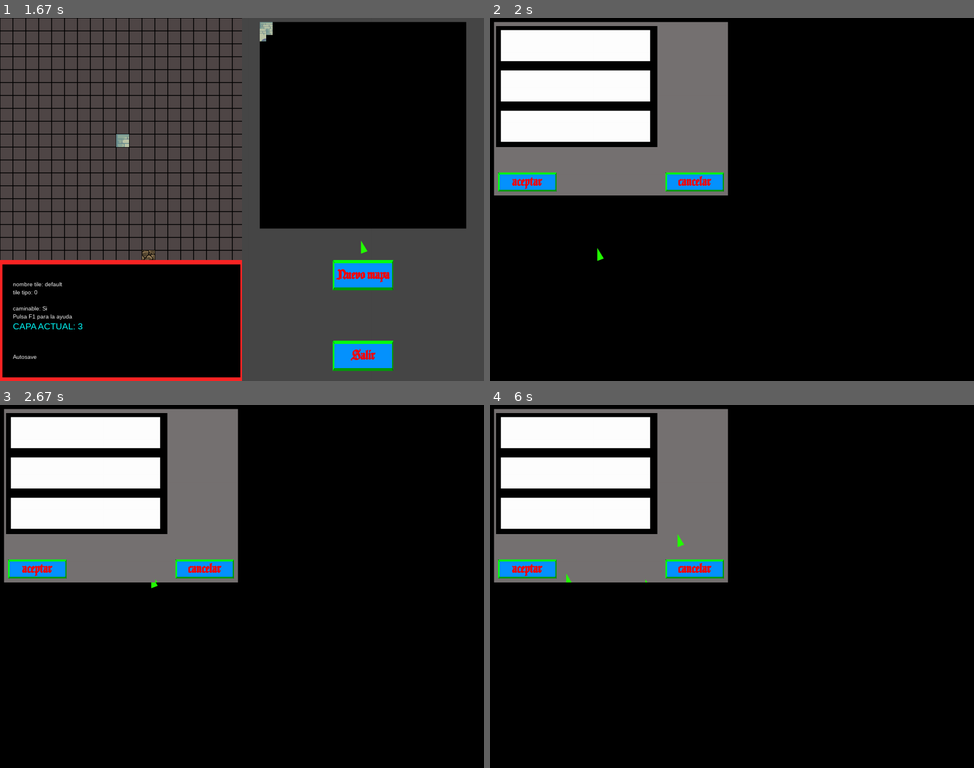
Above: before the commit, frames 1-4 (two rows, left to right).
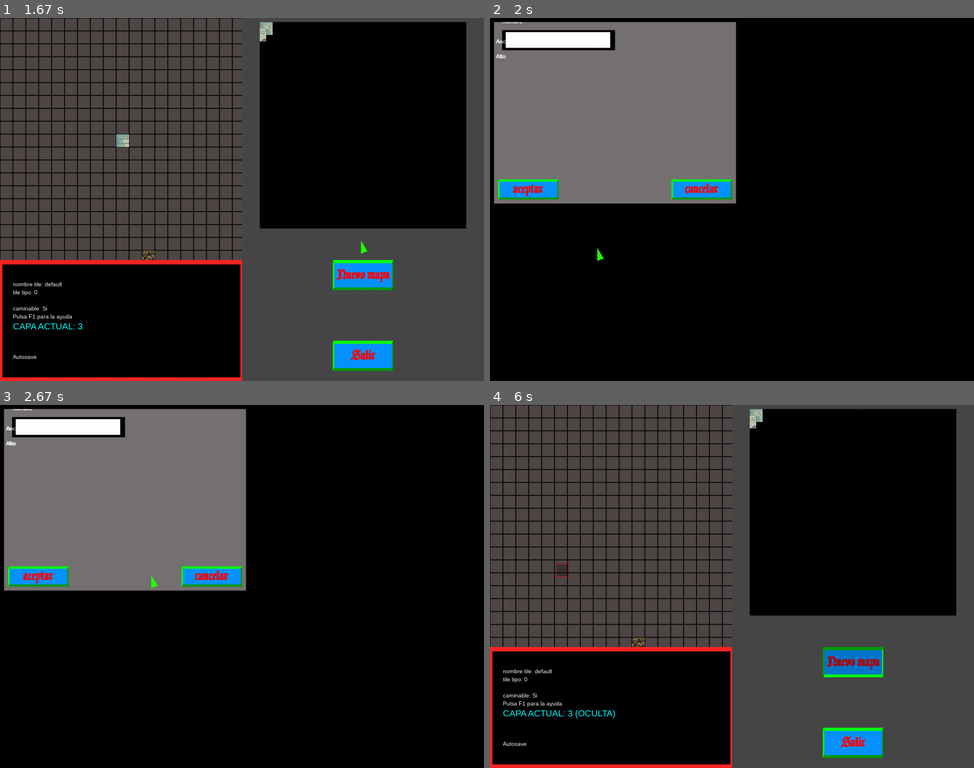
Above: after the commit, the same moments.

Repository: damasko/editor-de-mapas-pygame
Game: pygame game, started from main_editor.py
The game is run twice, just before and just after one commit, with the same random seed, the same clock (stepped at 60 frames per second) and the same inputs. The source is Python 2; it was converted automatically to run under Python 3.
Inputs (mouse positions are in pixels of both pictures, inside the frame that each line leads up to):
- Up to frame 1 (1.67 s): press the mouse at (154, 250) at 0.37 s; move the mouse to (232, 272) at 0.47 s; release the mouse at (309, 293) at 0.6 s; hold 3 0.67-1.13 s; hold S 0.67-1.13 s; press the mouse at (121, 137) at 1.2 s; move the mouse to (246, 166) at 1.3 s; release the mouse at (372, 195) at 1.43 s; press the mouse at (363, 199) at 1.53 s; move the mouse to (363, 239) at 1.63 s
- Up to frame 2 (2 s): release the mouse at (848, 282) at 1.77 s; hold S from 1.83 s (still down); move the mouse to (596, 246) at 1.87 s
- Up to frame 3 (2.67 s): release S at 2.2 s; hold A from 2.23 s (still down); move the mouse to (150, 575) at 2.27 s
- Up to frame 4 (6 s): release A at 2.7 s; hold D 2.73-3.2 s; move the mouse to (635, 513) at 2.77 s; hold W 3.23-3.53 s; move the mouse to (814, 706) at 3.27 s; hold D 3.57-4.03 s; move the mouse to (780, 492) at 3.6 s; hold A 4.07-4.6 s; move the mouse to (620, 684) at 4.1 s; hold S 4.63-4.93 s; move the mouse to (625, 619) at 4.67 s; hold A 4.97-5.37 s; move the mouse to (673, 528) at 5 s; press the mouse at (853, 586) at 5.43 s; move the mouse to (707, 579) at 5.53 s; move the mouse to (562, 568) at 5.63 s; release the mouse at (562, 568) at 5.67 s; tap Space at 5.73 s

Frame 1 is identical in both runs. In frame 2, 13% of the frame differs, in the area x 0-51%, y 1-52%; in frame 3, 13%; in frame 4, 59%, in the area x 0-100%, y 0-100%.

Commit message:
sigue la pelea

Diff:
--- a/mapas/temporal.txt
+++ b/mapas/temporal.txt
@@ -1,126 +1,96 @@
 test
 @end_nombre
-qqqqqqqqqqqqqqqqqqqq
-qqqqqqqqqqqqqqqqqqqq
-qqqqqqqqqqqqqqqqqqqq
-qqqqqqqqqqqqqqqqqqqq
-qqqqqqqqqqqqqqqqqqqq
-qqqqqqqqqqqqqqqqqqqq
-qqqqqqqqqqqqqqqqqqqq
-qqqqqqqqqqqqqqqqqqqq
-qqqqqqqqqqqqqqqqqqqq
-qqqqqqqqqqqqqqqqqqqq
-qqqqqqqqqqqqqqqqqqqq
-qqqqqqqqqqqqqqqqqqq#
-qqqqqqqqqqqqqqqqqqq#
-qqqqqqqqqqqqqqqqqqq#
-qqqqqqqqqqqqqqqqqqq#
-qqqqqqqqqqqqqqqqqqq#
-qqqqqqqqqqqqqqqqqqq#
-qqqqqqqqqqqqqqqqqqq#
-qqqqqqqqqqqqqqqqqqq#
-qqqqqqqqqqqqqqqqqqq#
-qqqqqqqqqqqqqqqqqqq#
-qqqqqqqqqqqqqqqqqqq#
-qqqqqqqqqqqqqqqqqqq#
-qqqqqqqqqqqqqqqqqqq#
-#####qqqqqqqqqqqqq##
-##########qqqqqq####
-####################
-####################
-####################
-####################
-####################
-####################
-####################
-####################
-####################
-####################
-####################
-####################
-####################
-####################
+qqqqqq########################
+qqqqqq########################
+qqqqqq########################
+qqqqqqq#######################
+qqqqqqq#######################
+qqqqqqqq######################
+qqqqqqqqq#####################
+qqqqqqqqq#####################
+qqqqqqqqq#####################
+qqqqqqqqq#####################
+qqqqqqqqqqqq##################
+qqqqqqqqqqqqq#################
+qqqqqqqqqqqqqq################
+qqqqqqqqqqqqqq################
+qqqqqqqqqqqqqqqq##############
+qqqqqqqqqqqqqqqq##############
+qqqqqqqqqqqqqqqqq#############
+qqqqqqqqqqqqqqqqqq############
+qqqqqqqqqqqqqqqqqqq###########
+qqqqqqqqqqqqqqqqqqqq##########
+#####qqqqqqqqqqqqqqqqq########
+######qqqqqqqqqqqqqqqqq#######
+#########qqqqqqqqqqqqqqq######
+###########qqqqqqqqqqqqqq#####
+#############qqqqqqqqqqqqq####
+##############qqqqqqqqqqqqqq##
+################qqqqqqqqqqqqqq
+###################qqqqqqqqqqq
+###################qqqqqqqqqqq
+#####################qqqqqqqqq
 @end_suelos
-$$$$$$$$$$$$$$$$$$$$
-$$$$$$$$$$$$$$$$$$$$
-$$$$$$$$$$$$$$$$$$$$
-$$$$$$$$$$$$$$$$$$$$
-$$$$$$$$$$$$$$$$$$$$
-$$$$$$$$$$$$$$$$$$$$
-$$$$$$$$$$$$$$$$$$$$
-$$$$$$$$$$$$$$$$$$$$
-$$$$$$$$$$$$$$$$$$$$
-$$$$$$$$$$$$$$$$$$$$
-$$$$$$$$$$$$$$$$$$$$
-$$$$$$$$$$$$$$$$$$$$
-$$$$$$$$$$$$$$$$$$$$
-$$$$$$$$$$$$$$$$$$$$
-$$$$$$$$$$$$$$$$$$$$
-$$$$$$$$$$$$$$$$$$$$
-$$$$$$$$$$$$$$$$$$$$
-$$$$$$$$$$$$$$$$$$$$
-$$$$$$$$$$$$$$$$$$$$
-$$$$$$$$$$$$$$$$$$$$
-$$$$$$$$$$$$$$$$$$$$
-$$$$$$$$$$$$$$$$$$$$
-$$$$$$$$$$$$$$$$$$$$
-$$$$$$$$$$$$$$$$$$$$
-$$$$$$$$$$$$$$$$$$$$
-$$$$$$$$$$$$$$$$$$$$
-$$$$$$$$$$$$$$$$$$$$
-$$$$$$$$$$$$$$$$$$$$
-$$$$$$$$$$$$$$$$$$$$
-$$$$$$$$$$$$$$$$$$$$
-$$$$$$$$$$$$$$$$$$$$
-$$$$$$$$$$$$$$$$$$$$
-$$$$$$$$$$$$$$$$$$$$
-$$$$$$$$$$$$$$$$$$$$
-$$$$$$$$$$$$$$$$$$$$
-$$$$$$$$$$$$$$$$$$$$
-$$$$$$$$$$$$$$$$$$$$
-$$$$$$$$$$$$$$$$$$$$
-$$$$$$$$$$$$$$$$$$$$
-$$$$$$$$$$$$$$$$$$$$
+$$$$$$$$$$$$$$$$$$$$$$$$$$$$$$
+$$$$$$$$$$$$$$$$$$$$$$$$$$$$$$
+$$$$$$$$$$$$$$$$$$$$$$$$$$$$$$
+$$$$$$$$$$$$$$$$$$$$$$$$$$$$$$
+$$$$$$$$$$$$$$$$$$$$$$$$$$$$$$
+$$$$$$$$$$$$$$$$$$$$$$$$$$$$$$
+$$$$$$$$$$$$$$$$$$$$$$$$$$$$$$
+$$$$$$$$$$$$$$$$$$$$$$$$$$$$$$
+$$$$$$$$$$$$$$$$$$$$$$$$$$$$$$
+$$$$$$$$$$$$$$$$$$$$$$$$$$$$$$
+$$$$$$$$$$$$$$$$$$$$$$$$$$$$$$
+$$$$$$$$$$$$$$$$$$$$$$$$$$$$$$
+$$$$$$$$$$$$$$$$$$$$$$$$$$$$$$
+$$$$$$$$$$$$$$$$$$$$$$$$$$$$$$
+$$$$$$$$$$$$$$$$$$$$$$$$$$$$$$
+$$$$$$$$$$$$$$$$$$$$$$$$$$$$$$
+$$$$$$$$$$$$$$$$$$$$$$$$$$$$$$
+$$$$$$$$$$$$$$$$$$$$$$$$$$$$$$
+$$$$$$$$$$$$$$$$$$$$$$$$$$$$$$
+$$$$$$$$$$$$$$$$$$$$$$$$$$$$$$
+$$$$$$$$$$$$$$$$$$$$$$$$$$$$$$
+$$$$$$$$$$$$$$$$$$$$$$$$$$$$$$
+$$$$$$$$$$$$$$$$$$$$$$$$$$$$$$
+$$$$$$$$$$$$$$$$$$$$$$$$$$$$$$
+$$$$$$$$$$$$$$$$$$$$$$$$$$$$$$
+$$$$$$$$$$$$$$$$$$$$$$$$$$$$$$
+$$$$$$$$$$$$$$$$$$$$$$$$$$$$$$
+$$$$$$$$$$$$$$$$$$$$$$$$$$$$$$
+$$$$$$$$$$$$$$$$$$$$$$$$$$$$$$
+$$$$$$$$$$$$$$$$$$$$$$$$$$$$$$
 @end_paredes
-$$$$$$$$$$$$$$$$$$$$
-$$$$$$$$$$$$$$$$$$$$
-$$$$$$$$$$$$$$$$$$$$
-$$$$$$$$$$$$$$$$$$$$
-$$$$$$$$$$$$$$$$$$$$
-$$$$$$$$$$$$$$$$$$$$
-$$$$$$$$$$$$$$$$$$$$
-$$$$$$$$$$$$$$$$$$$$
-$$$$$$$$$$$$$$$$$$$$
-$$$$$$$$$$$$$$$$$$$$
-$$$$$$$$$$$$$$$$$$$$
-$$$$$$$$$$$$$$$$$$$$
-$$$$$$$$$$$$$$$$$$$$
-$$$$$$$$$$$$$$$$$$$$
-$$$$$$$$$$$$$$$$$$$$
-$$$$$$$$$$$$$$$$$$$$
-$$$$$$$$$$$$$$$$$$$$
-$$$$$$$$$$$$$$$$$$$$
-$$$$$$$$$$$$$$$$$$$$
-$$$$$$$$$$$$$$$$$$$$
-$$$$$$$$$$$$$$$$$$$$
-$$$$$$$$$$$$$$$$$$$$
-$$$$$$$$$$$$$$$$$$$$
-$$$$$$$$$$$$$$$$$$$$
-$$$$$$$$$$$$$$$$$$$$
-$$$$$$$$$$$$$$$$$$$$
-$$$$$$$$$$$$$$$$$$$$
-$$$$$$$$$$$$$$$$$$$$
-$$$$$$$$$$$$$$$$$$$$
-$$$$$$$$$$$$$$$$$$$$
-$$$$$$$$$$$$$$$$$$$$
-$$$$$$$$$$$$$$$$$$$$
-$$$$$$$$$$$$$$$$$$$$
-$$$$$$$$$$$$$$$$$$$$
-$$$$$$$$$$$$$$$$$$$$
-$$$$$$$$$$$$$$$$$$$$
-$$$$$$$$$$$$$$$$$$$$
-$$$$$$$$$$$$$$$$$$$$
-$$$$$$$$$$$$$$$$$$$$
-$$$$$$$$$$$$$$$$$$$$
+$$$$$$$$$$$$$$$$$$$$$$$$$$$$$$
+$$$$$$$$$$$$$$$$$$$$$$$$$$$$$$
+$$$$$$$$$$$$$$$$$$$$$$$$$$$$$$
+$$$$$$$$$$$$$$$$$$$$$$$$$$$$$$
+$$$$$$$$$$$$$$$$$$$$$$$$$$$$$$
+$$$$$$$$$$$$$$$$$$$$$$$$$$$$$$
+$$$$$$$$$$$$$$$$$$$$$$$$$$$$$$
+$$$$$$$$$$$$$$$$$$$$$$$$$$$$$$
+$$$$$$$$$$$$$$$$$$$$$$$$$$$$$$
+$$$$$$$$$$$$$$$$$$$$$$$$$$$$$$
+$$$$$$$$$$$$$$$$$$$$$$$$$$$$$$
+$$$$$$$$$$$$$$$$$$$$$$$$$$$$$$
+$$$$$$$$$$$$$$$$$$$$$$$$$$$$$$
+$$$$$$$$$$$$$$$$$$$$$$$$$$$$$$
+$$$$$$$$$$$$$$$$$$$$$$$$$$$$$$
+$$$$$$$$$$$$$$$$$$$$$$$$$$$$$$
+$$$$$$$$$$$$$$$$$$$$$$$$$$$$$$
+$$$$$$$$$$$$$$$$$$$$$$$$$$$$$$
+$$$$$$$$$$$$$$$$$$$$$$$$$$$$$$
+$$$$$$$$$$$$$$$$$$$$$$$$$$$$$$
+$$$$$$$$$$$$$$$$$$$$$$$$$$$$$$
+$$$$$$$$$$$$$$$$$$$$$$$$$$$$$$
+$$$$$$$$$$$$$$$$$$$$$$$$$$$$$$
+$$$$$$$$$$$$$$$$$$$$$$$$$$$$$$
+$$$$$$$$$$$$$$$$$$$$$$$$$$$$$$
+$$$$$$$$$$$$$$$$$$$$$$$$$$$$$$
+$$$$$$$$$$$$$$$$$$$$$$$$$$$$$$
+$$$$$$$$$$$$$$$$$$$$$$$$$$$$$$
+$$$$$$$$$$$$$$$$$$$$$$$$$$$$$$
+$$$$$$$$$$$$$$$$$$$$$$$$$$$$$$
 @end_tejados
 @end_enemigos
--- a/src/boton_editor.py
+++ b/src/boton_editor.py
@@ -77,8 +77,6 @@
 
             self.surface.blit(self.fuente.render(self.texto,
                         True, self.color_texto), (self.texto_x, self.texto_y))
-            self.surface.blit(self.surface, (0, 0))
-
 
     def focused(self, raton_coordx, raton_coordy):
 
--- a/src/caja_texto.py
+++ b/src/caja_texto.py
@@ -2,31 +2,48 @@
 from pygame.locals import *
 
 
-class CajaTexto(pygame.sprite.Sprite):
+class CajaTexto(object):
 
     def __init__(self, tamx, tamy, posx, posy):
+
         super(CajaTexto, self).__init__()
         pygame.font.init()
         self.texto = ""
         self.surface = pygame.image.load("res/caja.png")
-        pygame.transform.scale(self.surface, (tamx, tamy)).convert()
+        self.surface = pygame.transform.scale(self.surface, (tamx, tamy)).convert()
         self.rect = self.surface.get_rect()
         self.rect.move_ip(posx, posy)
         self.fijado = False
         #fuente provisional
         self.fuente = pygame.font.SysFont('Arial', 14)
+        # tposx y tposy indican donde se va a pintar el texto
+        self.tposx = 0
+        self.tposy = 0
+        self.centrary()
 
     def clear(self):
 
         self.texto = ""
 
+    def centrary(self):
+
+        self.posy = self.rect.centery
+
     def update(self, raton_coordx, raton_coordy, lista_eventos):
+
+        self.surface.blit(self.fuente.render(self.texto, True,
+                                (0, 0, 255)), (10, 10))
+
+        # con focused y fijado conseguimos que al darle click al box este se mantenga
+        # activo, si hacemos click fuera de el se desactiva
+
         if self.focused(raton_coordx, raton_coordy) and pygame.mouse.get_pressed()[0]:
+
             self.fijado = True
 
         if self.fijado:
 
-            if not self.focused(raton_coordx, raton_coordy) and pygame.mouse.get_pressed()[0]:
+            if pygame.mouse.get_pressed()[0] and not self.focused(raton_coordx, raton_coordy):
                 self.fijado = False
             for event in lista_eventos:
                 if event.type == pygame.KEYDOWN:
@@ -84,9 +101,6 @@
                             self.texto = self.texto[:-1]
                     else: pass
 
-        self.surface.blit(self.fuente.render(self.texto, True,
-                            (0, 0, 255)), (self.rect.x, self.rect.y))
-
     def focused(self, raton_coordx, raton_coordy):
 
         if raton_coordx > self.rect.x and raton_coordx < self.rect.x + self.rect.width                and raton_coordy > self.rect.y and raton_coordy < self.rect.y + self.rect.height:
--- a/src/camara_editor.py
+++ b/src/camara_editor.py
@@ -5,6 +5,7 @@
 from pincel import Pincel
 from operator import attrgetter
 
+
 class Camara(pygame.sprite.Sprite):
 
     def __init__(self, mundo, raton, tam=(200, 200)):
@@ -31,13 +32,14 @@
                                             self.rect.height / 4)
         self.rect_right = pygame.rect.Rect(self.rect.width - self.rect.width / 4,
              0, self.rect.width / 4, self.rect.height)
-        self.rect_bottom = pygame.rect.Rect(0, self.rect.height - self.rect.height / 4, self.rect.width, self.rect.height / 4)
+        self.rect_bottom = pygame.rect.Rect(0, self.rect.height - self.rect.height / 4,
+             self.rect.width, self.rect.height / 4)
 
         self.surface = pygame.surface.Surface((self.rect.width,
                                                 self.rect.height)).convert()
         ## Rect para comprobar el raton
         self.rectangulo = self.surface.get_rect()
-        self.rectangulo.move_ip(0,0)
+        self.rectangulo.move_ip(0, 0)
 
         self.finx = False
         self.finy = False
--- a/src/editor_editor.py
+++ b/src/editor_editor.py
@@ -6,6 +6,7 @@
 from chat_editor import Chat
 from mundo_editor import Mundo
 from ayuda_editor import Ayuda
+from nuevo_mundo import NuevoMundo
 #from eventhandler import EventHandler
 
 
@@ -23,13 +24,16 @@
         self.mundo = Mundo(nombre_mundo)
         self.raton = Raton("res/puntero.png")
         self.camara = Camara(self.mundo, self.raton, self.resolucion)
-        self.menu = Menu(self.resolucion, self.raton, self.mundo)
+        # de momento menu_nmundo se queda aqui ya veremos si es mejor moverlo a
+        # menu como estaba antes
+        self.menu_nmundo = NuevoMundo(self.resolucion[0] / 2,
+                    self.resolucion[1] / 2, 10, 10, self.raton, self.mundo)
+
+        self.menu = Menu(self.resolucion, self.raton, self.mundo, self.menu_nmundo)
         self.chat = Chat(self.resolucion, self.mundo.tiles_suelos1[31][31], self.mundo.capa,
                       self.mundo.modo_entidad, self.camara.pincel.borrar,
                        self.mundo.aut_save)
-        #self.menu.update()
-        #self.eventos = EventHandler(self)
-        #self.dibuja(self.menu)
+
         self.cambio = False
         self.fullscreen = False
         self.primera_menu = True
@@ -46,7 +50,6 @@
         while self.menu.salir != 1:
 
             self.reloj.tick(40)
-            #self.eventos.update()
             for event in pygame.event.get():
                 if event.type == QUIT:
                     self.menu.salir = True
@@ -140,6 +143,7 @@
                         self.mundo.cargar_mapa("mapas/mapa_default.txt")
                         self.camara.recargar(self.mundo, self.raton, self.resolucion)
                         print len(self.ma)
+                    ###
 
                     if event.key == K_LALT:
                         if self.mundo.capa == 4:
@@ -151,10 +155,7 @@
 
                         self.camara.tile_base(self.tile_activo)
 
-
-            #print len(self.mundo.mapa.layer1)
-            #print len(self.mundo.mapa_suelos1[0])
-            if self.menu.menu_nmundo.activo:
+            if self.menu_nmundo.activo:
 
                 self.menu_activo()
 
@@ -179,6 +180,9 @@
             # el beneficio es mucho mayor. (el menu no se actualiza correctamente por las
             # teclas)
 
+            # para ahorrar el blit del menu cuando no esta activo, el problema es que que
+            # la tecla no actualiza bien el marco de tilesets si este no se encuentra
+            # focuseado(logico) revisar
             #if self.menu.focused():
                 #self.dibuja(self.menu)
                 #self.primera_menu = True
@@ -224,16 +228,23 @@
 
     def menu_activo(self):
 
-        while self.menu.menu_nmundo.activo:
+        while self.menu_nmundo.activo:
 
             # recuerda que no puedes estar constantemente llamando a pygame.event.get
-            # ya que vacia la cola de eventos en cada llamada, mejor almacenarlo en
-            # este caso
+            # ya que vacia la cola de eventos en cada llamada y devuelve una
+            # lista, mejor almacenarlo en este caso, pasarsela a menu_nmundo y
+            # que el compruebe los textinput, que requieren ver eventos de teclado
             eventos = pygame.event.get()
             self.reloj.tick(35)
             self.pantalla.fill((0, 0, 0))
             self.raton.update()
-            self.menu.menu_nmundo.update(eventos)
+            self.menu_nmundo.update(eventos)
+            self.menu_nmundo.render()
+
+            self.dibuja(self.menu_nmundo)
+            # ULTIMO: TIENES QUE VER POR QUE NO SE ACTUALIZA CORRECTAMENTE LOS TEXTBOX
+            # PARECE QUE EL PROBLEMA ES POR PERTENECER A OTRA CLASE :s
+            #self.dibuja(self.menu_nmundo.caja_nombre)
+
             self.pantalla.blit(self.raton.surface, (self.raton.puntero.x, self.raton.puntero.y))
-            self.dibuja(self.menu.menu_nmundo)
             pygame.display.update()
--- a/src/menu_editor.py
+++ b/src/menu_editor.py
@@ -7,11 +7,12 @@
 
 class Menu(pygame.sprite.Sprite):
 
-    def __init__(self, pantalla_tam, raton, mundo):
+    def __init__(self, pantalla_tam, raton, mundo, nmundo):
 
         super(Menu, self).__init__()
         self.raton = raton
         #self.mundo = mundo
+        self.nmundo = nmundo
         self.surface = pygame.image.load("res/menu.png")
         self.surface = pygame.transform.scale(self.surface,
             (pantalla_tam[0] / 2, pantalla_tam[1])).convert()
@@ -28,8 +29,6 @@
         self.offsetx = 0
         self.offsety = 10
         self.marco_tileset.centrarx(self.rect, self.offsety)
-        self.menu_nmundo = NuevoMundo(self.rect.width - 20,
-                self.rect.height/2 - 20, 10, 10, self.raton, self.mundo)
         self.coordx = 0
         self.coordy = 0
 
@@ -49,7 +48,6 @@
                          self.marco_tileset.rect.y))
         self.boton_nuevo.imprime()
         self.boton_salir.imprime()
-
         self.surface.blit(self.boton_nuevo.surface,
                         (self.boton_nuevo.rect.x, self.boton_nuevo.rect.y))
         self.surface.blit(self.boton_salir.surface,
@@ -65,7 +63,7 @@
         if self.boton_nuevo.variable == 1:
             self.boton_nuevo.variable = 0
 
-            self.menu_nmundo.activo = True
+            self.nmundo.activo = True
 
     def fnmundo(self):
 
--- a/src/mundo_editor.py
+++ b/src/mundo_editor.py
@@ -72,7 +72,6 @@
         self.mapa_paredes = self.mapa.parsear_paredes()
         self.mapa_tejados = self.mapa.parsear_tejados()
         self.mapa_enemigos = self.mapa.parsear_enemigos()
-        print len(self.mapa_suelos1)
 
     def grabar(self, nombre):
 
--- a/src/nuevo_mundo.py
+++ b/src/nuevo_mundo.py
@@ -14,16 +14,14 @@
         self.surface = pygame.image.load("res/mundonuevo.png").convert()
         self.surface = pygame.transform.scale(self.surface, (tamx, tamy)).convert()
         self.rect = self.surface.get_rect()
-        #print self.rect.width / 2
         self.rect.move_ip(posx, posy)
 
         # fuente provisional
         self.fuente = pygame.font.SysFont('Arial', 14)
         self.offset = 20
         self.nombre = "Nombre"
-        self.caja_nombre = CajaTexto(self.rect.width / 2,
-                    self.rect.height / 12, self.rect.x - self.rect.x / 2, 10)
-        #print self.caja_nombre.rect.width
+        self.caja_nombre = CajaTexto(self.rect.width / 2 - self.offset, 50, self.rect.x + 10, self.rect.y + 10)
+
         self.ancho = "Ancho"
         self.caja_ancho = CajaTexto(self.rect.width / 2,
                     self.rect.height / 12, self.rect.x - self.rect.x / 2,
@@ -41,7 +39,7 @@
         self.raton = raton
         self.eventos = []
         # dios mio crear la clase layout que dolor de cabeza
-        # pd: que dolor de cabeza la clase layout!
+        # pd: que dolor de cabeza da la clase layout!
 
     def focused(self):
 
@@ -50,59 +48,58 @@
 
     def update(self, eventos):
 
-        if self.activo:
-            #self.surface.fill((0, 0, 0))
+        self.boton_aceptar.imprime()
+        self.boton_cancelar.imprime()
+        self.boton_aceptar.click(self.raton.puntero.x, self.raton.puntero.y)
+        self.boton_cancelar.click(self.raton.puntero.x, self.raton.puntero.y)
 
-            self.surface.blit(self.fuente.render(self.nombre, True,
-                            (255, 255, 255)), (self.caja_nombre.rect.x,
-                                self.caja_nombre.rect.y - 30))
-            self.surface.blit(self.fuente.render(self.ancho, True,
-                            (255, 255, 255)), (self.caja_ancho.rect.x,
-                                self.caja_ancho.rect.y - 30))
+        self.caja_nombre.update(self.raton.puntero.x, self.raton.puntero.y, eventos)
+        #self.caja_alto.update(self.raton.puntero.x, self.raton.puntero.y, eventos)
+        #self.caja_ancho.update(self.raton.puntero.x, self.raton.puntero.y, eventos)
 
-            self.surface.blit(self.fuente.render(self.alto, True,
-                            (255, 255, 255)), (self.caja_alto.rect.x,
-                                self.caja_alto.rect.y - 30))
+        if self.boton_aceptar.variable == 1:
 
-            self.surface.blit(self.caja_nombre.surface,
-                            (self.caja_nombre.rect.x, self.caja_nombre.rect.y))
-            self.surface.blit(self.caja_ancho.surface,
-                            (self.caja_ancho.rect.x, self.caja_ancho.rect.y))
+            self.boton_aceptar.variable = 0
+            self.activo = False
+            if self.comprueba_box():
 
-            self.surface.blit(self.caja_alto.surface,
-                            (self.caja_alto.rect.x, self.caja_alto.rect.y))
+                self.mundo = self.mundo.nuevo_mundo(str(self.caja_nombre.texto),
+                        int(self.caja_alto.texto), int(self.caja_ancho.texto))
 
-            self.boton_aceptar.imprime()
-            self.boton_cancelar.imprime()
+            self.clear_box()
 
-            self.surface.blit(self.boton_aceptar.surface,
-                            (self.boton_aceptar.rect.x, self.boton_aceptar.rect.y))
-            self.surface.blit(self.boton_cancelar.surface,
-                            (self.boton_cancelar.rect.x, self.boton_cancelar.rect.y))
+        if self.boton_cancelar.variable == 1:
 
-            self.boton_aceptar.click(self.raton.puntero.x, self.raton.puntero.y)
-            self.boton_cancelar.click(self.raton.puntero.x, self.raton.puntero.y)
+            self.boton_cancelar.variable = 0
+            self.activo = False
+            self.clear_box()
 
-            self.caja_nombre.update(self.raton.puntero.x, self.raton.puntero.y, eventos)
-            self.caja_alto.update(self.raton.puntero.x, self.raton.puntero.y, eventos)
-            self.caja_ancho.update(self.raton.puntero.x, self.raton.puntero.y, eventos)
+    def render(self):
 
-            if self.focused():
+        self.surface.blit(self.caja_nombre.surface,
+                        (self.caja_nombre.rect.x, self.caja_nombre.rect.y))
+        #self.surface.blit(self.caja_ancho.surface,
+                        #(self.caja_ancho.rect.x, self.caja_ancho.rect.y))
 
-                self.surface.blit(self.raton.surface, (self.raton.puntero.x, self.raton.puntero.y))
+        #self.surface.blit(self.caja_alto.surface,
+                        #(self.caja_alto.rect.x, self.caja_alto.rect.y))
 
-            if self.boton_aceptar.variable == 1:
-                self.boton_aceptar.variable = 0
-                self.activo = False
-                if self.comprueba_box():
+        self.surface.blit(self.boton_aceptar.surface,
+                        (self.boton_aceptar.rect.x, self.boton_aceptar.rect.y))
+        self.surface.blit(self.boton_cancelar.surface,
+                        (self.boton_cancelar.rect.x, self.boton_cancelar.rect.y))
 
-                    self.mundo = self.mundo.nuevo_mundo(str(self.caja_nombre.texto),
-                            int(self.caja_alto.texto), int(self.caja_ancho.texto))
-                self.clear_box()
-            if self.boton_cancelar.variable == 1:
-                self.boton_cancelar.variable = 0
-                self.activo = False
-                self.clear_box()
+        self.surface.blit(self.fuente.render(self.nombre, True,
+                        (255, 255, 255)), (self.caja_nombre.rect.x,
+                            self.caja_nombre.rect.y - 30))
+        self.surface.blit(self.fuente.render(self.ancho, True,
+                        (255, 255, 255)), (self.caja_ancho.rect.x,
+                            self.caja_ancho.rect.y - 30))
+
+        self.surface.blit(self.fuente.render(self.alto, True,
+                        (255, 255, 255)), (self.caja_alto.rect.x,
+                            self.caja_alto.rect.y - 30))
+
 
     def clear_box(self):
 
@@ -128,4 +125,5 @@
 
         if dato_valido1 and dato_valido2:
             return True
+
         return False
Not shown, removed: basura/ayuda_editor.pyc
Not shown, removed: basura/boton_editor.pyc
Not shown, removed: basura/caja_texto.pyc
Not shown, removed: basura/camara.pyc
Not shown, removed: basura/camara_editor.pyc
Not shown, removed: basura/chat.pyc
Not shown, removed: basura/chat_editor.pyc
Not shown, removed: basura/editor.pyc
Not shown, removed: basura/editor_editor.pyc
Not shown, removed: basura/enemigo_editor.pyc
Not shown, removed: basura/eventhandler.pyc
Not shown, removed: basura/layout.pyc
(and 26 more such lines)
